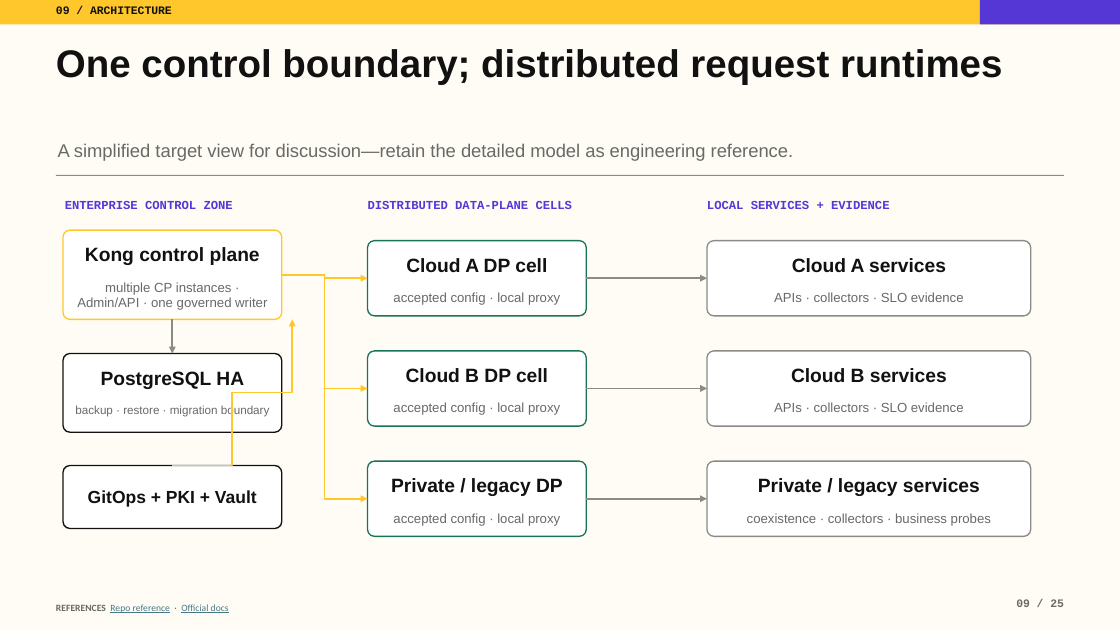
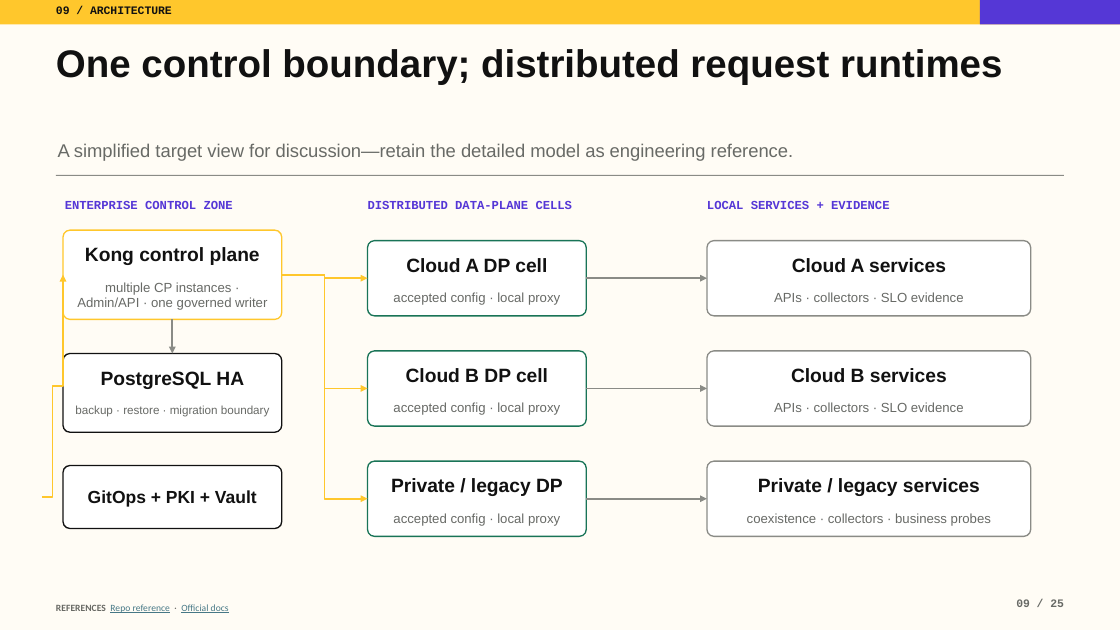
Before and after one commit to tomqwu/apim, a slide deck: slide 9 of presentations/kong-platform-journey-guided.pptx. Drawn at 1120x630 pixels with LibreOffice and Linux fonts; fonts in the diff are those of the drawing. Boxes give left, top, right and bottom in pixels: in the first picture for what was removed or moved away, otherwise in the second. Text is boxed around its words. In the diff, an @@ line names an element or a change of style, - is before the commit and + after.

```diff
--- a/presentations/kong-platform-journey-guided.pptx
+++ b/presentations/kong-platform-journey-guided.pptx
@@ elbow arrow added from (42, 497) to (63, 275), #FFC72C 1.5 pt @@
@@ elbow arrow removed from (172, 465) to (292, 319) @@
```
Also in this commit, not shown: 4 other files.
